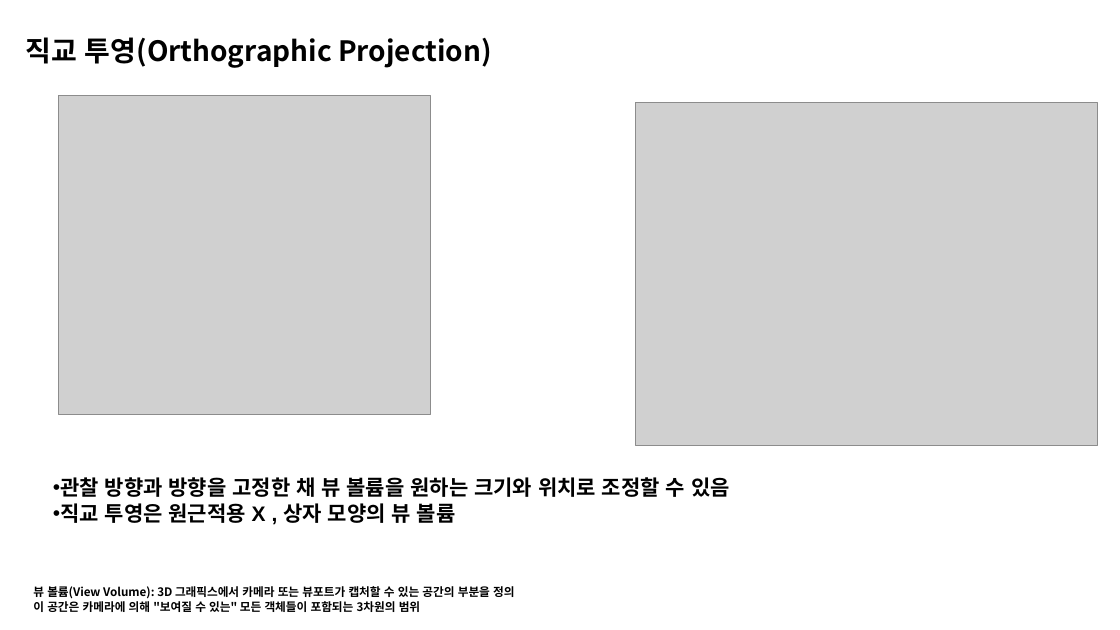
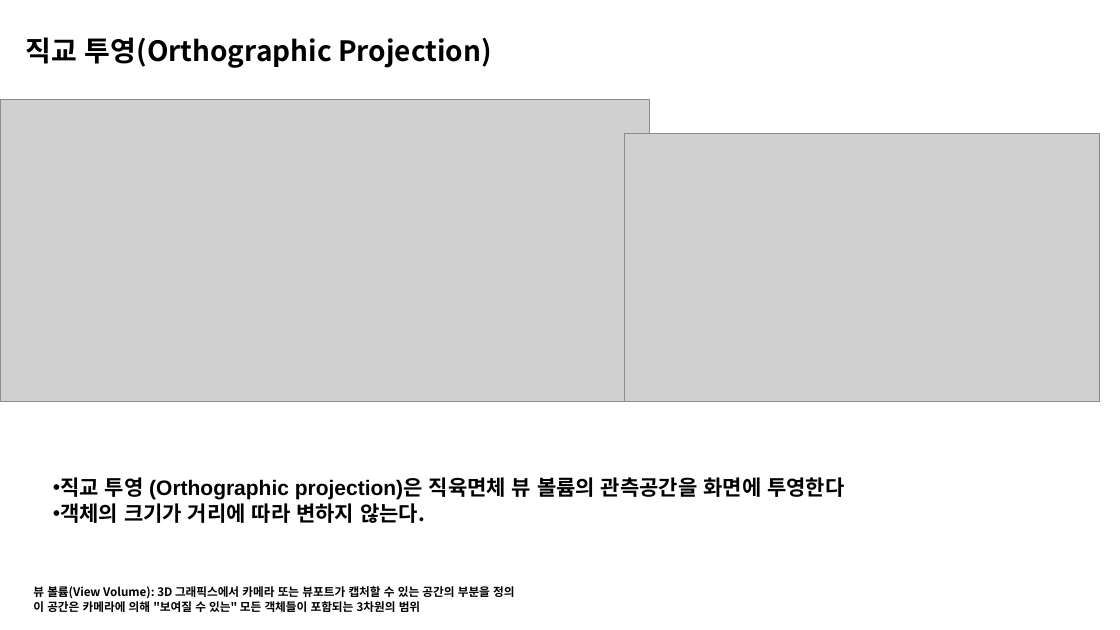
Before and after one commit to BeautyRiver/Graphics-Pipeline-Study, a slide deck: slide 4 of Perspective.pptx (slide 3 before the commit). Drawn at 1120x630 pixels with LibreOffice and Linux fonts; fonts in the diff are those of the drawing; grey boxes stand for pictures. Boxes give left, top, right and bottom in pixels: in the first picture for what was removed or moved away, otherwise in the second. Text is boxed around its words. In the diff, an @@ line names an element or a change of style, - is before the commit and + after.

```diff
--- a/Perspective.pptx
+++ b/Perspective.pptx
@@ picture: place and size @@
-picture at <box>59,95,430,414</box>
+picture at <box>0,100,649,402</box>
@@ picture: place and size @@
-picture at <box>636,103,1098,445</box>
+picture at <box>625,134,1100,402</box>
@@ text at <box>60,477,844,523</box>: text changed @@
-• 관찰 방향과 방향을 고정한 채 뷰 볼륨을 원하는 크기와 위치로 조정할 수 있음
-• 직교 투영은 원근적용 X , 상자 모양의 뷰 볼륨
+• 직교 투영 (Orthographic projection)은 직육면체 뷰 볼륨의 관측공간을 화면에 투영한다
+• 객체의 크기가 거리에 따라 변하지 않는다.
```
Also in this commit, not shown: 1 other slide changed, 6 slides added, 4 slides removed.
